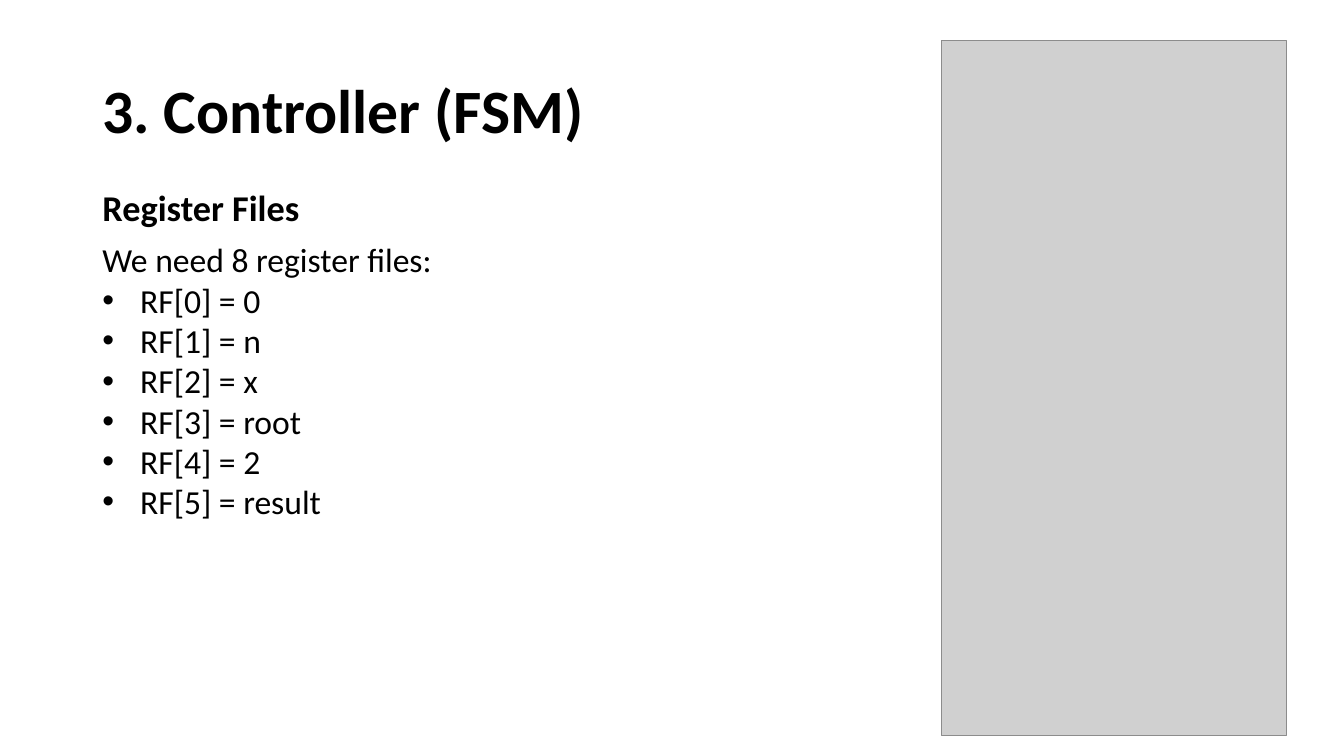
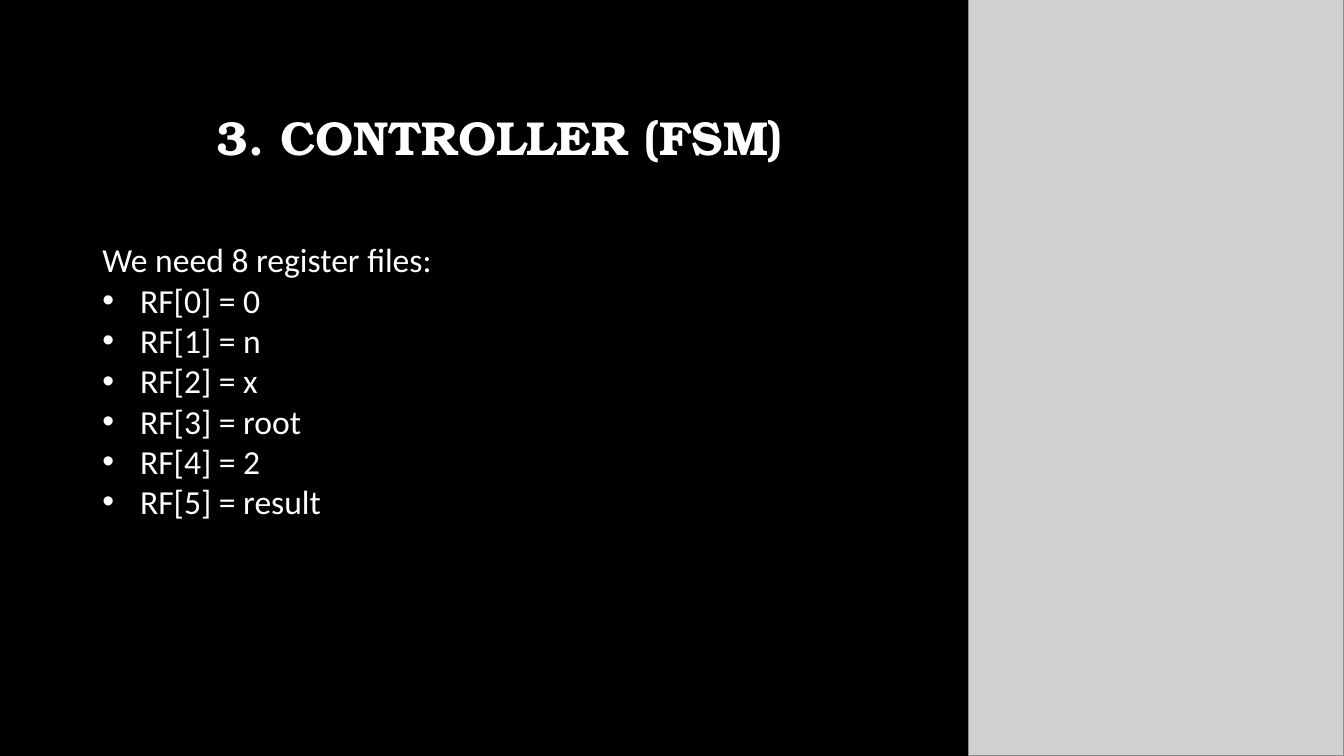
Before and after one commit to hohaicongthuan/Share-To-Other, a slide deck: slide 9 of Group Project/FloatingPointSquareRoot/Floating Point Squareroot.pptx. Drawn at 1344x756 pixels with LibreOffice and Linux fonts; fonts in the diff are those of the drawing; grey boxes stand for pictures; background and template pictures are left out. Boxes give left, top, right and bottom in pixels: in the first picture for what was removed or moved away, otherwise in the second. Text is boxed around its words. In the diff, an @@ line names an element or a change of style, - is before the commit and + after.

```diff
--- a/Group Project/FloatingPointSquareRoot/Floating Point Squareroot.pptx
+++ b/Group Project/FloatingPointSquareRoot/Floating Point Squareroot.pptx
@@ background #FFFFFF to picture (left out) @@
@@ picture: place and size @@
-picture at <box>942,40,1287,736</box>
+picture at <box>969,0,1344,756</box>
@@ title at <box>217,120,783,163</box>: text changed; size 44 to 34 pt; font Calibri to TeX Gyre Bonum; text colour #000000 to #FFFFFF @@
-3. Controller (FSM)
+3. CONTROLLER (FSM)
@@ text removed at <box>102,195,299,227</box> @@
-Register Files
@@ text "We need 8 register files:" at <box>102,248,431,519</box>: text colour #000000 to #FFFFFF @@
```
Also in this commit, not shown: 21 other slides changed, 1 slide added.
